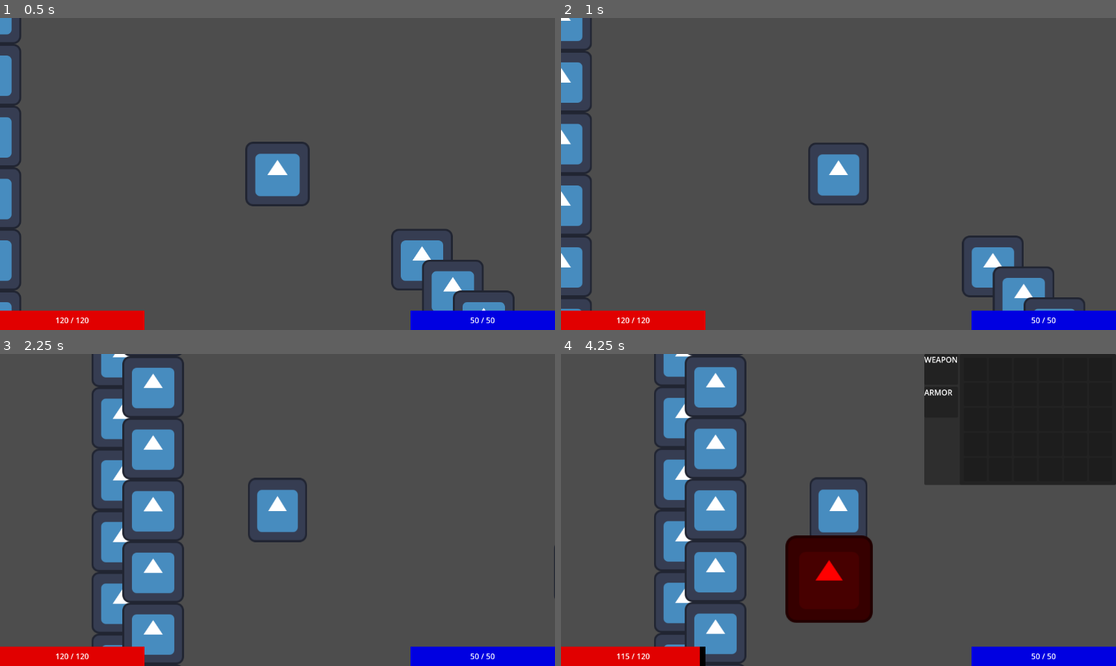
Above: before the commit, frames 1-4 (two rows, left to right).
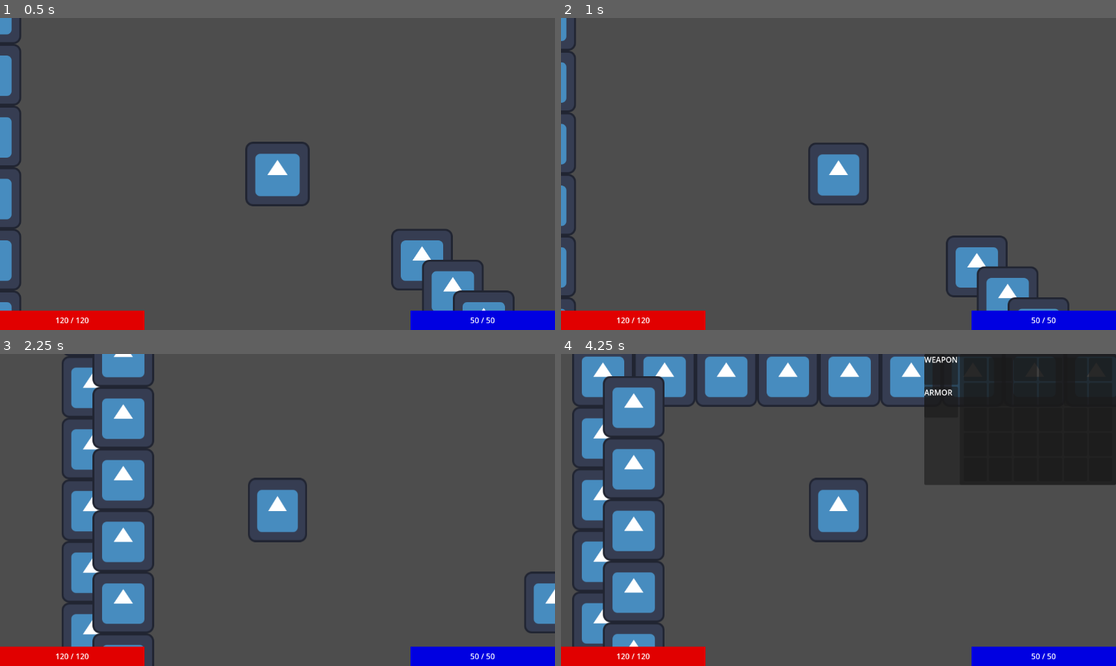
Above: after the commit, the same moments.

Repository: PietPadda/Godot_2D_ARPG
Game: Godot game, scene res://scenes/levels/main.tscn
Two runs of this game, one before a commit and one after it. Both use one fixed random seed, a clock stepped at 60 frames per second and the inputs below. The engine's default icon, where the game draws it, is replaced by a stand-in: a white triangle on a blue panel in a dark square.
Inputs (mouse positions are in pixels of both pictures, inside the frame that each line leads up to):
- Up to frame 1 (0.5 s): no input
- Up to frame 2 (1 s): tap Enter at 0.5 s; move the mouse to (960, 158) at 0.52 s; press the mouse at (960, 158) at 0.53 s
- Up to frame 3 (2.25 s): move the mouse to (166, 525) at 1.27 s; release the mouse at (166, 525) at 1.28 s; tap Space (attack) at 1.35 s; click (166, 525) at 1.55 s; move the mouse to (333, 441) at 2.02 s; press the mouse at (333, 441) at 2.03 s
- Up to frame 4 (4.25 s): move the mouse to (810, 572) at 2.77 s; release the mouse at (810, 572) at 2.78 s; tap I (toggle_character_sheet) at 2.85 s; click (810, 572) at 3.05 s; move the mouse to (938, 369) at 3.52 s; press the mouse at (938, 369) at 3.53 s

Frame 1 is identical in both runs. In frame 2, 4.6% of the frame differs, in the area x 0-95%, y 0-94%; in frame 3, 12%; in frame 4, 26%, in the area x 2-96%, y 0-100%.

Commit message:
fix(player): implement smart path updates for hold-to-move to prevent spam

Diff:
--- a/scripts/player/states/player_idle_state.gd
+++ b/scripts/player/states/player_idle_state.gd
@@ -13,13 +13,14 @@
 	# Play Idle Anim on Entering
 	animation_component.play_animation("Idle")
 
+# The process_input function now ONLY handles single-press targeting.
 func process_input(event: InputEvent) -> void:
 	# Call the shared logic from our new base class first.
 	if handle_skill_cast(event):
 		return # If a skill was cast, we don't need to do anything else.
 
-	# When the move action is pressed, we want to start moving.
-	if event.is_action_pressed("move_click"):
+	# We use "is_action_JUST_pressed" for targeting to avoid conflicts with holding.
+	if Input.is_action_just_pressed("move_click"):
 		var target = targeting_component.get_target_under_mouse() # get object under mouse
 
 		if target: # if something is below the mouse
@@ -27,24 +28,8 @@
 			var chase_state: PlayerChaseState = state_machine.states["chase"]
 			chase_state.target = target
 			state_machine.change_state(States.PLAYER_STATE_NAMES[States.PLAYER.CHASE])
-		else: # general movement
-			# This is the pathfinding logic for simple movement.
-			var start_pos = Grid.world_to_map(player.global_position)
-			var end_pos = Grid.world_to_map(player.get_global_mouse_position())
 
-			# Ask the GridManager for a path.
-			var path = Grid.find_path(start_pos, end_pos)
-
-			# Only transition to the Move state if a valid path was found.
-			if not path.is_empty():
-				# Get a reference to the Move state from the FSM.
-				var move_state: PlayerMoveState = state_machine.states["move"]
-				# Give the path to the Move state.
-				move_state.move_path = path
-				# Change the state to start moving.
-				state_machine.change_state(States.PLAYER_STATE_NAMES[States.PLAYER.MOVE])
-
-# We now check for continuous input every physics frame.
+# The physics_process handles the continuous "hold-to-move" action.
 func _physics_process(_delta: float) -> void:
 	# If the move button is held down, and we're not targeting an enemy.
 	if Input.is_action_pressed("move_click") and targeting_component.get_target_under_mouse() == null:
--- a/scripts/player/states/player_move_state.gd
+++ b/scripts/player/states/player_move_state.gd
@@ -8,8 +8,15 @@
 
 # This will hold the array of world positions we need to walk through.
 var move_path: PackedVector2Array = []
+# We'll add a new variable to track the final tile of our current path.
+var final_destination_tile: Vector2i
 
 func enter() -> void:
+	# When we start moving, we need to know where our path ends.
+	if not move_path.is_empty():
+		var last_world_pos = move_path[move_path.size() - 1]
+		final_destination_tile = Grid.world_to_map(last_world_pos)
+
 	# Immediately tell the component to start following the path.
 	grid_movement_component.move_along_path(move_path)
 
@@ -38,11 +45,16 @@
 func process_physics(_delta: float) -> void:
 	# If the move button is still held, find a new path to the mouse.
 	if Input.is_action_pressed("move_click"):
-		var new_path = Grid.find_path(
-			Grid.world_to_map(player.global_position),
-			Grid.world_to_map(player.get_global_mouse_position())
-		)
-		# Only update if a valid path was found.
-		if not new_path.is_empty():
-			# Tell the component to start following the new path immediately.
-			grid_movement_component.move_along_path(new_path)
+		var current_mouse_tile = Grid.world_to_map(player.get_global_mouse_position())
+
+		# ONLY recalculate the path if the mouse is pointing to a NEW tile.
+		if current_mouse_tile != final_destination_tile:
+			var start_pos = Grid.world_to_map(player.global_position)
+			var new_path = Grid.find_path(start_pos, current_mouse_tile)
+
+			# Only update if a valid path was found.
+			if not new_path.is_empty():
+				# Update the destination we are tracking.
+				self.final_destination_tile = current_mouse_tile
+				# Tell the component to start following the new path immediately.
+				grid_movement_component.move_along_path(new_path)
